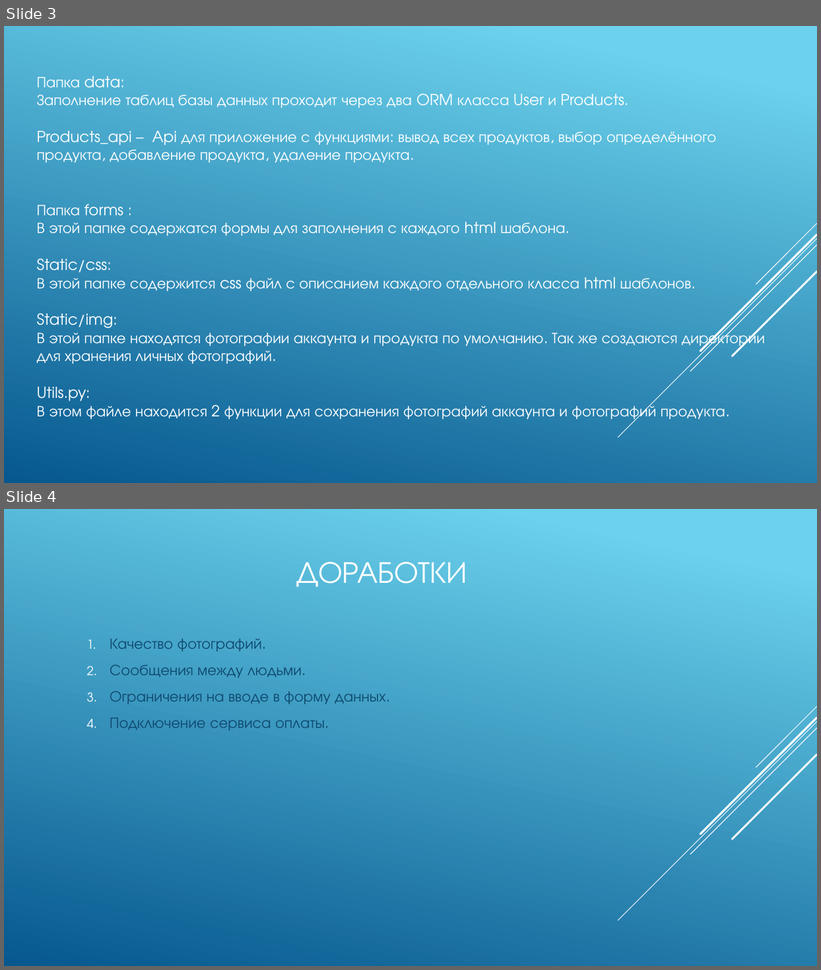
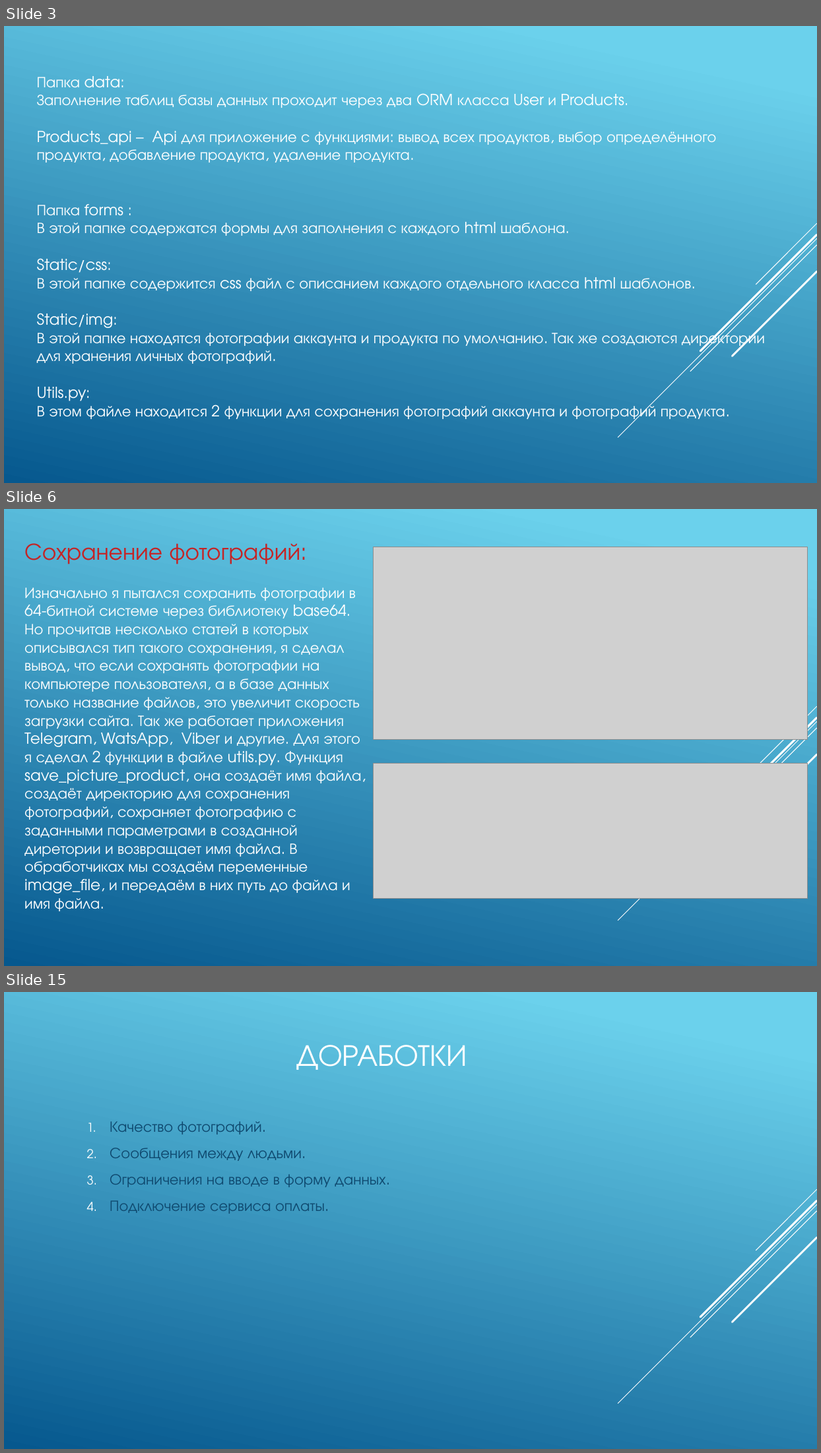
Before and after one commit to IlyaLyamin/buynet, a slide deck: Презентация и описание/описание/проект.pptx. Shown one above the other, each under a label of ours: slides 3 and 4 before the commit, slides 3, 6 and 15 after it; the slides between them are not shown. The pictures are 821x970 and 821x1453 pixels, drawn with LibreOffice and Linux fonts; fonts in the diff are those of the drawing; grey boxes stand for pictures. Boxes give left, top, right and bottom in pixels: in the first picture for what was removed or moved away, otherwise in the second. Text is boxed around its words. In the diff, an @@ line names an element or a change of style, - is before the commit and + after.

```diff
--- a/Презентация и описание/описание/проект.pptx
+++ b/Презентация и описание/описание/проект.pptx
@@ slide 6 added at (4, 509, 817, 966), background gradient #6ED2EB to #06588E; not listed: 5 template elements that a slide beside it also shows @@
@@ text added at (24, 543, 362, 912), 18 pt, text #FFFFFF @@
+Сохранение фотографий:
+Изначально я пытался сохранить фотографии в 64-битной системе через библиотеку base64. Но прочитав несколько статей в которых описывался тип такого сохранения, я сделал вывод, что если сохранять фотографии на компьютере пользователя, а в базе данных только название файлов, это увеличит скорость загрузки сайта. Так же работает приложения Telegram, WatsApp, Viber и другие. Для этого я сделал 2 функции в файле utils.py. Функция save_picture_product, она создаёт имя файла, создаёт директорию для сохранения фотографий, сохраняет фотографию с заданными параметрами в созданной диретории и возвращает имя файла. В обработчиках мы создаём переменные image_file, и передаём в них путь до файла и имя файла.
@@ picture added at (374, 547, 809, 739) @@
@@ picture added at (374, 763, 809, 898) @@
@@ what was slide 4 is now slide 15 @@
```
Also in this commit, not shown: 10 other slides added, 1 other file.
